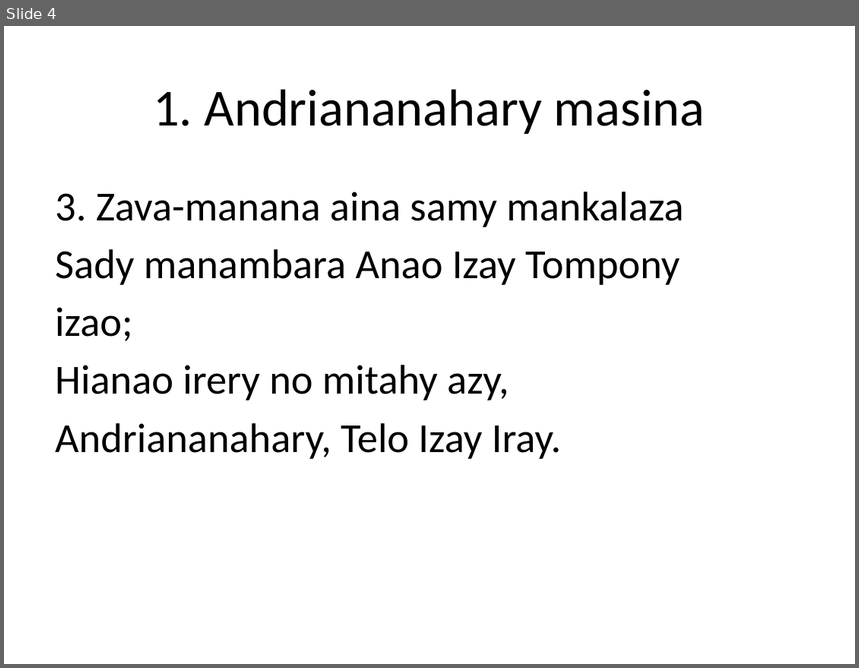
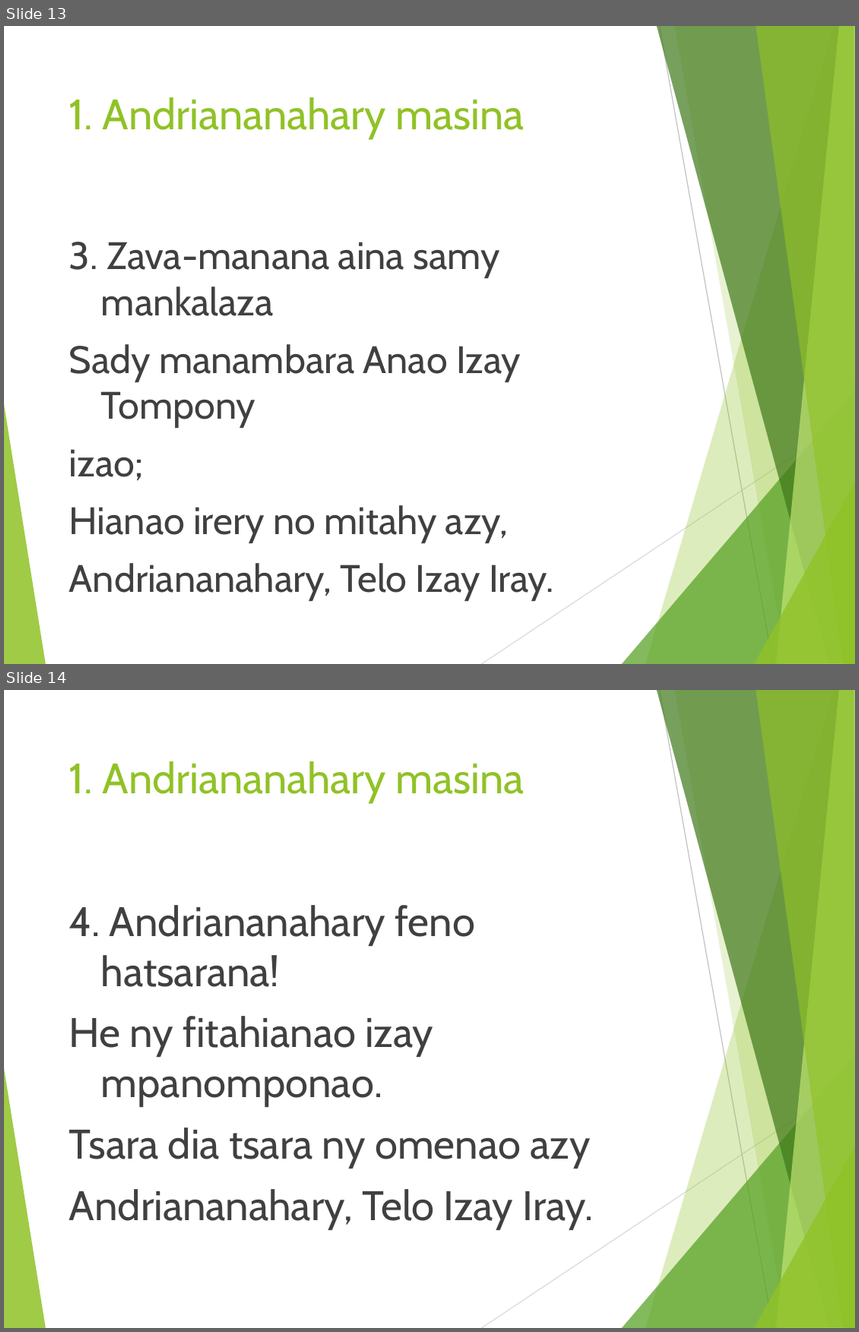
Before and after one commit to jojoX94/Powerpoint-cli--Python, a slide deck: chants.pptx. Shown one above the other, each under a label of ours: slide 4 before the commit, slides 13 and 14 after it. The pictures are 859x668 and 859x1332 pixels, drawn with LibreOffice and Linux fonts; fonts in the diff are those of the drawing. Boxes give left, top, right and bottom in pixels: in the first picture for what was removed or moved away, otherwise in the second. Text is boxed around its words. In the diff, an @@ line names an element or a change of style, - is before the commit and + after.

Commit message:
Apply default theme in powerpoint  to presentation

```diff
--- a/chants.pptx
+++ b/chants.pptx
@@ slide 14 added at [4, 690, 855, 1328], background #FFFFFF; not listed: 10 template elements that a slide beside it also shows @@
@@ title added at [69, 761, 525, 802], 36 pt, text #90C226 @@
+1. Andriananahary masina
@@ text added at [69, 905, 594, 1230], 35 pt, text #404040 @@
+4. Andriananahary feno hatsarana!
+He ny fitahianao izay mpanomponao.
+Tsara dia tsara ny omenao azy
+Andriananahary, Telo Izay Iray.
@@ what was slide 4 is now slide 13 @@
@@ slide 13 changed as well @@
@@ title "1. Andriananahary masina": place and size @@
-title "1. Andriananahary masina" at [153, 89, 705, 134]
+title "1. Andriananahary masina" at [69, 97, 525, 138]
@@ title "1. Andriananahary masina" at [69, 97, 525, 138]: size 44 to 36 pt, font Calibri to Cabin, text colour #000000 to #90C226; alignment centre to left; vertical alignment middle to top @@
@@ text "3. Zava-manana aina samy mankalaza": place and size @@
-text "3. Zava-manana aina samy mankalaza" at [55, 192, 683, 459]
+text "3. Zava-manana aina samy mankalaza" at [69, 242, 554, 601]
@@ text "3. Zava-manana aina samy mankalaza" at [69, 242, 554, 601]: size 35 to 32.4 pt, font Calibri to Cabin, text colour #000000 to #404040; more space between paragraphs @@
@@ group added at [4, 26, 855, 664]: 8 freeform shapes, 2 lines @@
```
Also in this commit, not shown: 13 other slides changed, 22 other slides added, 3 other files.
